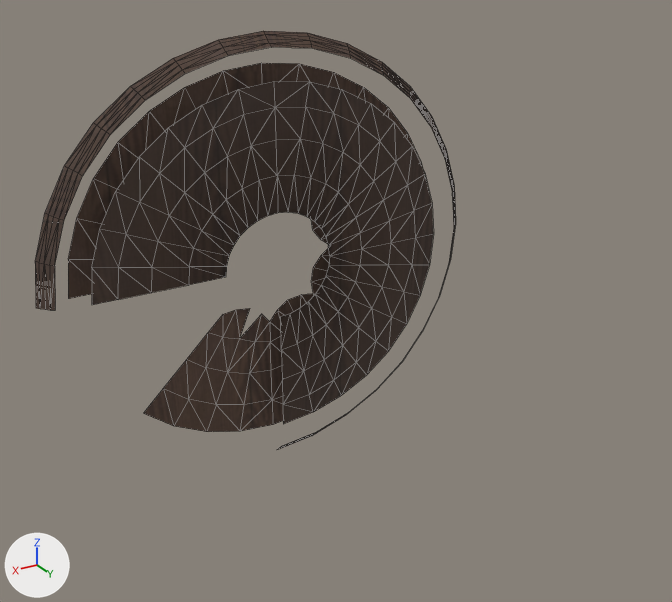
The OBJ model tokenhsi/data/dataset_dynamic_objects/train/Table_Circle/87bf4db6-7346-4891-99a4-d72b2252ec20/original_geom/mesh.obj: old version first, new version second.
Both versions are drawn from a camera (50 mm lens) standing at (0.57, 0.881, 0.479) and looking at (0.025, -0.027, 0.025). Lighting does not change. The marker at lower left points along +X, +Y and +Z. Mesh edges are drawn as thin lines. Where no turn or scale is listed for an object, it has been applied to the vertices. Vertices at the same position are counted once.
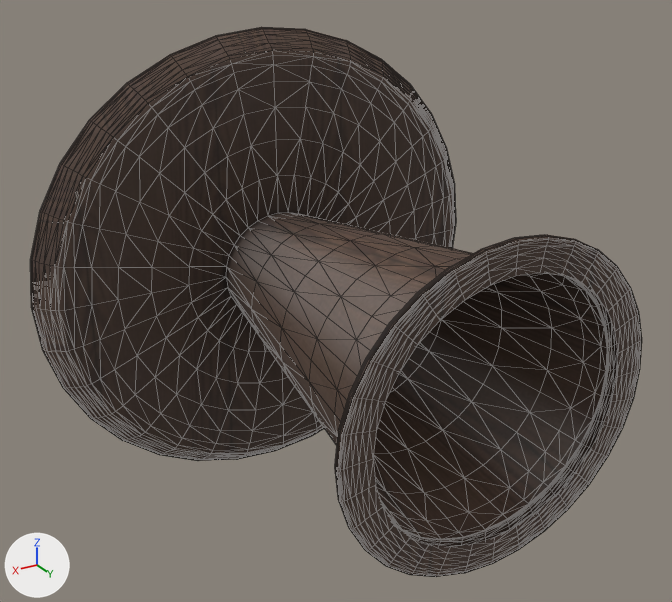
Pixel boxes [x1, y1, x2, y2] of what changed, in the pictures (672 x 602 px):
'mesh', reshaped (45% wider, 32% taller)
    before: [35, 31, 456, 449]
    after: [30, 27, 642, 577]
part 1 of me_mesh, added
    after: [30, 27, 642, 577]

The edits, one by one:
me_mesh is used by ob_mesh; location (0.0, 0.0, 0.0).
me_mesh had 395 vertices, 607 faces and spanned x -0.337..0.337, y -0.263..-0.226, z -0.322..0.322.
me_mesh now has 1969 vertices, 3904 faces and spans x -0.341..0.341, y -0.263..0.263, z -0.326..0.326.
me_mesh part 1: 1574 vertices added at x -0.341..0.341, y -0.263..0.263, z -0.326..0.326.
